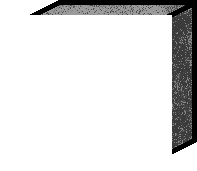
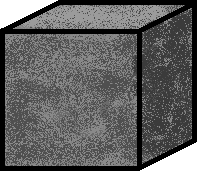
Revision of a layered 197x171 image; what changed, layer by layer:
hid "Back" over [0, 15, 172, 171]
renamed "Слой 0" to "Слой 2", showed it, painted on it over [0, 15, 172, 171]
